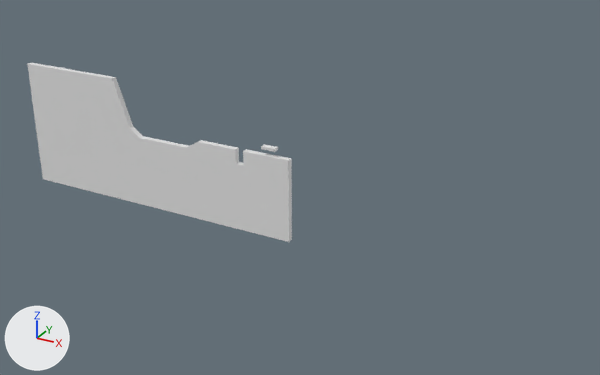
An edit to the FBX model Assets/Models/ground.fbx, drawn before and after from the same camera.
Camera for both pictures: a camera (50 mm lens) standing at (191.4, -214.2, 127.1) and looking at (71.5, 3.9, 18.1). The lights are fixed; the arrows at lower left show +X, +Y and +Z. Where no turn or scale is listed for an object, it has been applied to the vertices. Vertices at the same position are counted once.

Names of what the first picture shows: 'Ground'.
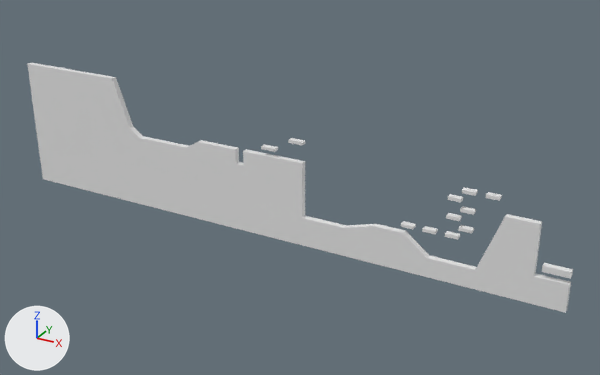
Pixel boxes (x1, y1, x2, y2) of what changed, in the pictures (600 x 375 px):
```json
{"object": "Ground", "change": "reshaped", "before": [27, 63, 292, 242], "after": [27, 63, 573, 313], "on screen": "106% wider, 39% taller"}
{"part": 1, "of": "me_cube_003", "change": "added", "after": [288, 138, 305, 145]}
{"part": 2, "of": "me_cube_003", "change": "added", "after": [401, 221, 416, 229]}
{"part": 3, "of": "me_cube_003", "change": "added", "after": [422, 226, 438, 234]}
{"part": 4, "of": "me_cube_003", "change": "added", "after": [445, 231, 460, 240]}
{"part": 5, "of": "me_cube_003", "change": "added", "after": [458, 225, 474, 233]}
{"part": 6, "of": "me_cube_003", "change": "added", "after": [446, 213, 462, 221]}
{"part": 7, "of": "me_cube_003", "change": "added", "after": [542, 263, 573, 279]}
{"part": 8, "of": "me_cube_003", "change": "added", "after": [460, 206, 476, 215]}
{"part": 9, "of": "me_cube_003", "change": "added", "after": [448, 194, 463, 202]}
{"part": 10, "of": "me_cube_003", "change": "added", "after": [462, 187, 478, 196]}
{"part": 11, "of": "me_cube_003", "change": "added", "after": [486, 192, 502, 201]}
{"part": 12, "of": "me_cube_003", "change": "built on", "before": [243, 149, 292, 242], "after": [243, 149, 571, 313]}
```

Edits to the scene script, one JSON object a line:
```json
{"block": "me_cube_003", "where": "# used by ob_ground; location = (0.0, 0.0, 0.0)"}
{"op": "remove", "block": "me_cube_003", "code": "me_cube_003.from_pydata(...)  # 50 vertices, 45 faces; spans x -40.0..70.0, y -1.0..1.0, z 0.0..46.0"}
{"op": "add", "block": "me_cube_003", "code": "me_cube_003.from_pydata(...)  # 170 vertices, 137 faces; spans x -40.0..160.0, y -1.0..1.0, z 0.0..46.0"}
{"block": "me_cube_003", "change": "me_cube_003 part 1: a new loose piece, a box spanning x 70.0..75.0, y -1.0..1.0, z 35.0..36.0"}
{"block": "me_cube_003", "change": "me_cube_003 part 2: a new loose piece, a box spanning x 109.0..113.0, y -1.0..1.0, z 15.0..16.0"}
{"block": "me_cube_003", "change": "me_cube_003 part 3: a new loose piece, a box spanning x 116.0..120.0, y -1.0..1.0, z 15.0..16.0"}
{"block": "me_cube_003", "change": "me_cube_003 part 4: a new loose piece, a box spanning x 123.0..127.0, y -1.0..1.0, z 15.0..16.0"}
{"block": "me_cube_003", "change": "me_cube_003 part 5: a new loose piece, a box spanning x 127.0..131.0, y -1.0..1.0, z 18.0..19.0"}
{"block": "me_cube_003", "change": "me_cube_003 part 6: a new loose piece, a box spanning x 123.0..127.0, y -1.0..1.0, z 21.0..22.0"}
{"block": "me_cube_003", "change": "me_cube_003 part 7: a new loose piece, a box spanning x 152.0..160.0, y -1.0..1.0, z 11.0..13.0"}
{"block": "me_cube_003", "change": "me_cube_003 part 8: a new loose piece, a box spanning x 127.0..131.0, y -1.0..1.0, z 24.0..25.0"}
{"block": "me_cube_003", "change": "me_cube_003 part 9: a new loose piece, a box spanning x 123.0..127.0, y -1.0..1.0, z 27.0..28.0"}
{"block": "me_cube_003", "change": "me_cube_003 part 10: a new loose piece, a box spanning x 127.0..131.0, y -1.0..1.0, z 30.0..31.0"}
{"block": "me_cube_003", "change": "me_cube_003 part 11: a new loose piece, a box spanning x 134.0..138.0, y -1.0..1.0, z 30.0..31.0"}
{"block": "me_cube_003", "change": "me_cube_003 part 12"}
{"block": "me_cube_003", "change": "5 faces are deleted"}
{"block": "me_cube_003", "change": "4 vertices in x 70.0, y -1.0..1.0, z 0.0..29.0 move by (5.0, 0.0, 0.0)"}
{"block": "me_cube_003", "change": "2 vertices move from x 70.0, y -1.0..1.0, z 24.0 to x 75.0, y -1.0..1.0, z 10.0"}
{"block": "me_cube_003", "change": "18 vertices are added at x 90.0..160.0, y -1.0..1.0, z 0.0..25.5"}
{"block": "me_cube_003", "change": "14 new vertices lie (0.0, 2.0, 0.0) away from vertices in x 100.0..160.0, y -1.0, z 0.0..25.5"}
{"block": "me_cube_003", "change": "31 new faces join them"}
```
